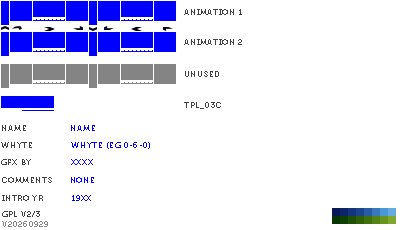
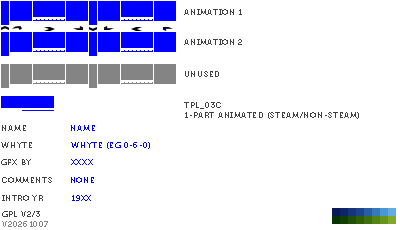
Layers edited between the first and the second 400x230 image:
renamed "tpl_03c" to "tpl_03c 1-part animated (steam/non-steam)", painted on it over [185, 112, 359, 119]
renamed "v20260929" to "v20261007", painted on it over [29, 221, 48, 227]
